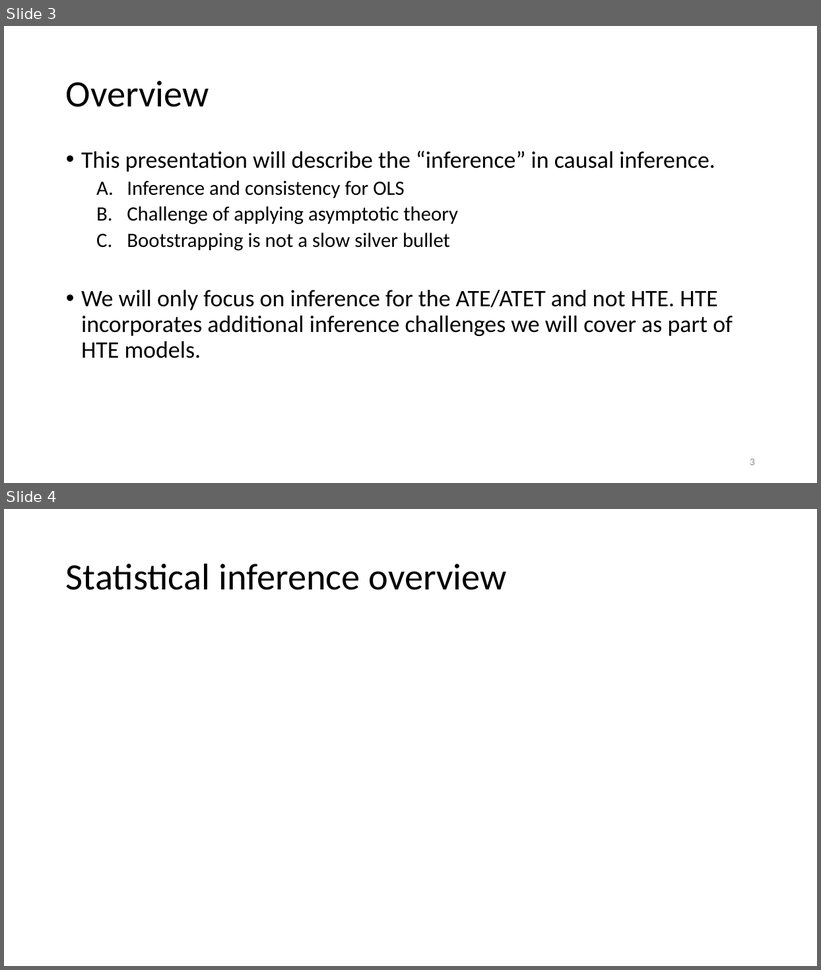
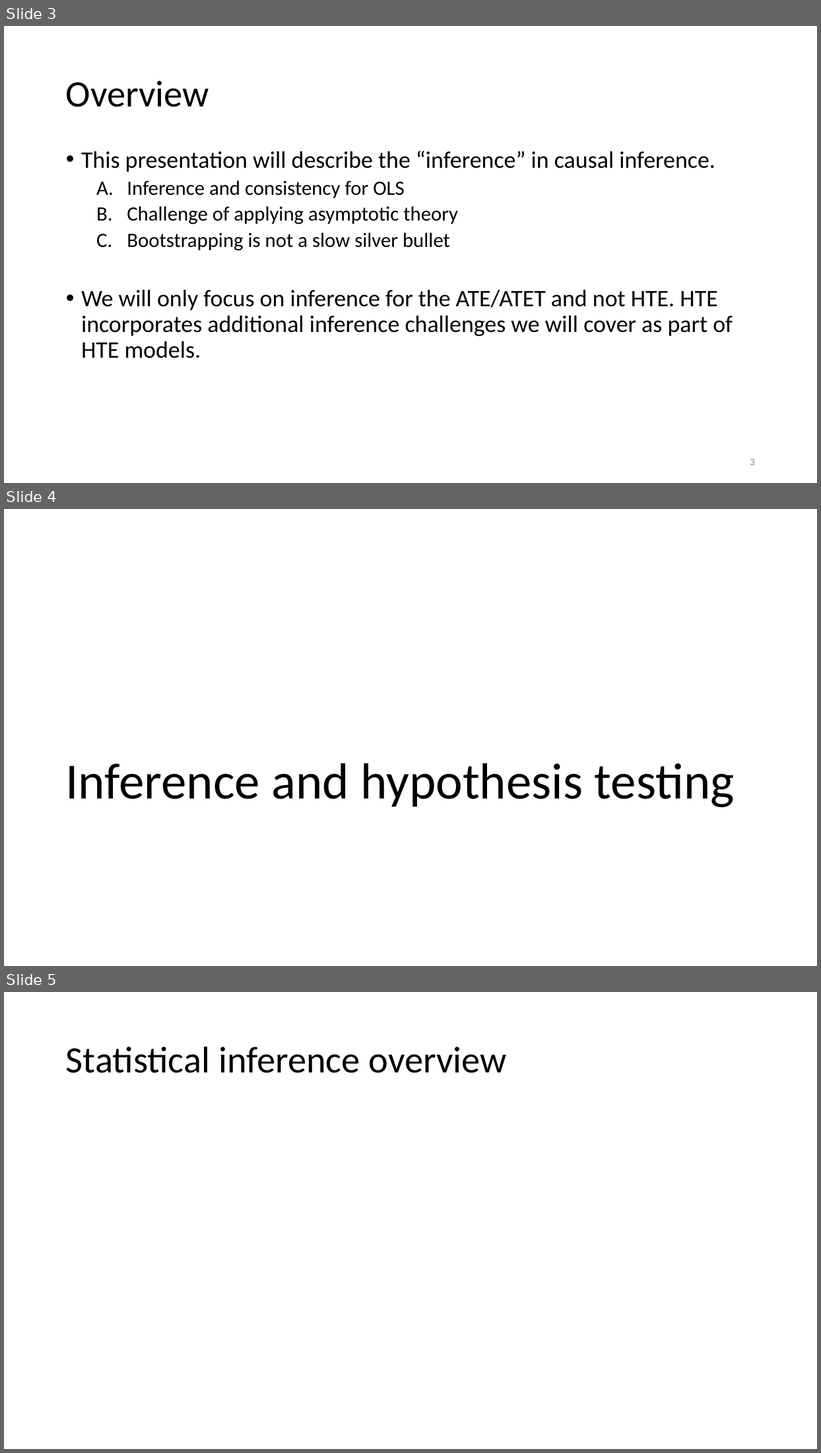
Before and after one commit to shoepaladin/causalinference_crashcourse, a slide deck: Powerpoints/3 Inference.pptx. Shown one above the other, each under a label of ours: slides 3 and 4 before the commit, slides 3, 4 and 5 after it. The pictures are 821x970 and 821x1453 pixels, drawn with LibreOffice and Linux fonts; fonts in the diff are those of the drawing; grey boxes stand for pictures. Boxes give left, top, right and bottom in pixels: in the first picture for what was removed or moved away, otherwise in the second. Text is boxed around its words. In the diff, an @@ line names an element or a change of style, - is before the commit and + after.

```diff
--- a/Powerpoints/3 Inference.pptx
+++ b/Powerpoints/3 Inference.pptx
@@ slide 4 added at [4,509,817,966], background #FFFFFF @@
@@ title added at [65,763,735,808], 60 pt, text #000000 @@
+Inference and hypothesis testing
@@ what was slide 4 is now slide 5 @@
```
Also in this commit, not shown: 3 slides changed, 7 other slides added, 1 slide removed, 2 other files.
